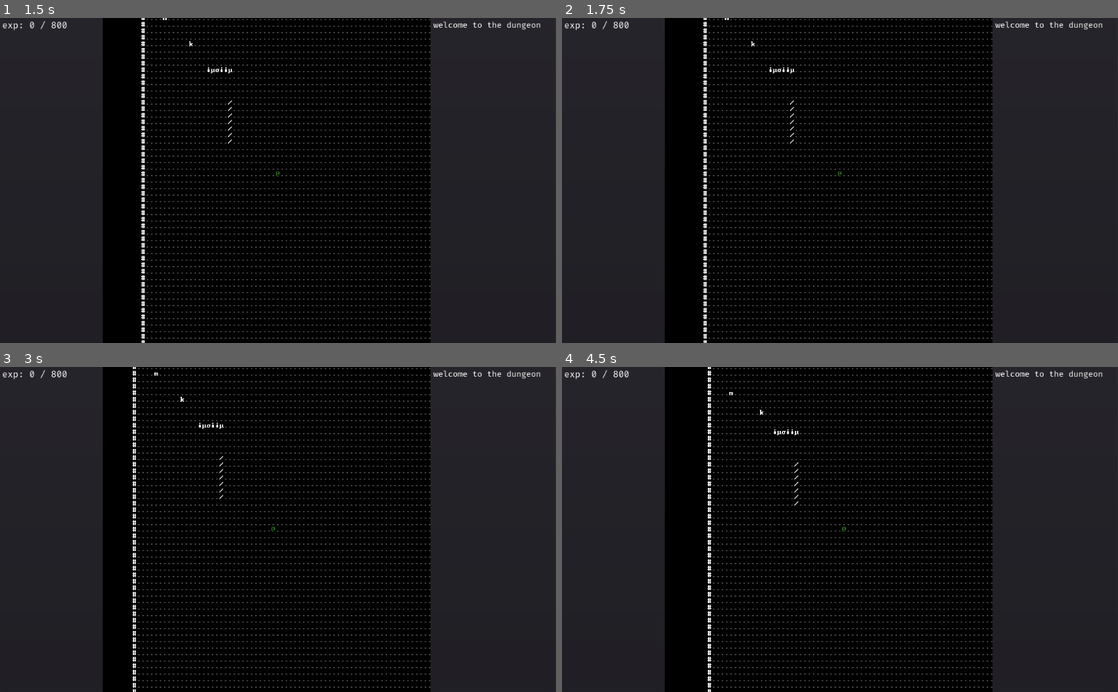
Above: before the commit, frames 1-4 (two rows, left to right).
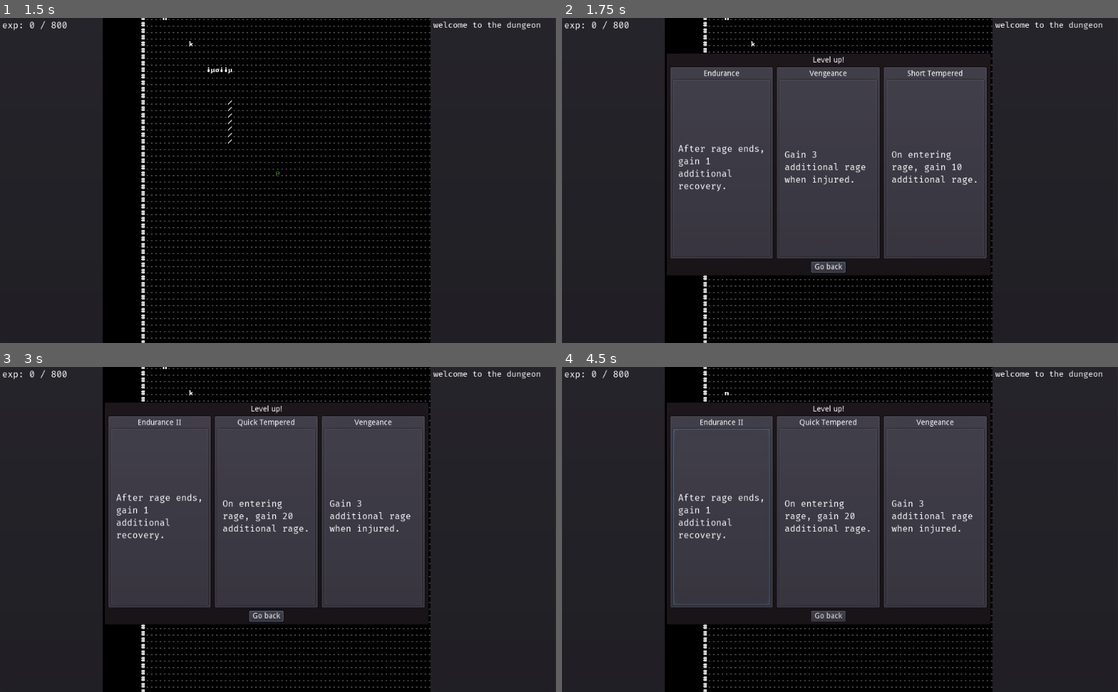
Above: after the commit, the same moments.

Repository: redxaxder/7DRL2022
Game: Godot game, scene res://scenes/root.tscn
Same seed, same stepped clock (60 frames per second), same inputs: the game is played once before the commit and once after it.
Inputs (mouse positions are in pixels of both pictures, inside the frame that each line leads up to):
- Up to frame 1 (1.5 s): tap Space (action) at 0.5 s; hold Right (right) 0.53-1.28 s; hold Space (action) 0.53-1.28 s; tap . (pass) at 0.8, 1.35 s; hold Down (down) from 1.28 s (still down)
- Up to frame 2 (1.75 s): keep holding Down (down); tap Enter (level_up, bound only after the commit) at 1.55 s
- Up to frame 3 (3 s): release Down (down) at 2 s; click (161, 516) at 2 s, where only the run after the commit has a clickable "After rage ends, gain 1 addit…"; tap Enter (level_up, bound only after the commit) at 2.75 s; hold Right (right) from 2.78 s (still down); hold Enter (level_up, bound only after the commit) from 2.78 s (still down)
- Up to frame 4 (4.5 s): tap Space (action) at 3.05, 3.5, 3.6 s; release Right (right) at 3.53 s; release Enter (level_up, bound only after the commit) at 3.53 s; hold Up (up) 3.53-4.28 s; tap . (pass) at 3.8 s; tap Enter (level_up, bound only after the commit) at 4.25 s; hold Left (left) from 4.28 s (still down); hold . (pass) from 4.28 s (still down)

Frame 1 is identical in both runs. In frame 2, 37% of the frame differs, in the area x 18-77%, y 11-80%; in frame 3, 37%; in frame 4, 37%, in the area x 18-77%, y 0-100%.

Commit message:
level up modal

Diff:
--- /dev/null
+++ b/lib/perk.gd
@@ -0,0 +1,12 @@
+class_name Perk
+
+var title: String
+var level: int = 0
+var next_level: bool = false
+var perk_type: int
+var description: String
+
+enum PERK_TYPE{ SHORT_TEMPERED, BLOODLUST, VENGEANCE, ENDURANCE }
+
+func evolve_perk() -> bool:
+	return false
--- /dev/null
+++ b/lib/perks/bloodlust.gd
@@ -0,0 +1,20 @@
+extends Perk
+
+var bonus: int
+
+func _init():
+	perk_type = PERK_TYPE.BLOODLUST
+	config()
+
+func evolve_perk() -> bool:
+	if level >= 2:
+		return false
+	level += 1
+	config()
+	return true
+
+var titles = ["Bloodlust", "Bloodlust II", "Bloodlust III"]
+func config():
+	title = titles[level]
+	bonus = level + 1
+	description = "On killing an enemy, gain {0} additional rage.".format([bonus])
--- /dev/null
+++ b/lib/perks/endurance.gd
@@ -0,0 +1,20 @@
+extends Perk
+
+var bonus: int
+
+func _init():
+	perk_type = PERK_TYPE.ENDURANCE
+	config()
+
+func evolve_perk() -> bool:
+	if level >= 2:
+		return false
+	level += 1
+	config()
+	return true
+
+var titles = ["Endurance", "Endurance II", "Endurance III"]
+func config():
+	title = titles[level]
+	bonus = 1
+	description = "After rage ends, gain {0} additional recovery.".format([bonus])
--- /dev/null
+++ b/lib/perks/short_tempered.gd
@@ -0,0 +1,20 @@
+extends Perk
+
+var bonus: int
+
+func _init():
+	perk_type = PERK_TYPE.SHORT_TEMPERED
+	config()
+
+func evolve_perk() -> bool:
+	if level >= 2:
+		return false
+	level += 1
+	config()
+	return true
+
+var titles = ["Short Tempered", "Quick Tempered", "Hot Tempered"]
+func config():
+	title = titles[level]
+	bonus = 10 * (level + 1)
+	description = "On entering rage, gain {0} additional rage.".format([bonus])
--- /dev/null
+++ b/lib/perks/vengeance.gd
@@ -0,0 +1,20 @@
+extends Perk
+
+var bonus: int
+
+func _init():
+	perk_type = PERK_TYPE.VENGEANCE
+	config()
+
+func evolve_perk() -> bool:
+	if level >= 2:
+		return false
+	level += 1
+	config()
+	return true
+
+var titles = ["Vengeance", "Vengeance II", "Vengeance III"]
+func config():
+	title = titles[level]
+	bonus = 3 * (level + 1)
+	description = "Gain {0} additional rage when injured.".format([bonus])
--- a/project.godot
+++ b/project.godot
@@ -53,6 +53,16 @@
 "class": "PC",
 "language": "GDScript",
 "path": "res://sprites/pc.gd"
+}, {
+"base": "Reference",
+"class": "Perk",
+"language": "GDScript",
+"path": "res://lib/perk.gd"
+}, {
+"base": "PanelContainer",
+"class": "PerkCard",
+"language": "GDScript",
+"path": "res://scenes/perk_card.gd"
 }, {
 "base": "Node",
 "class": "Pickup",
@@ -84,6 +94,8 @@
 "LocationService": "",
 "Mob": "",
 "PC": "",
+"Perk": "",
+"PerkCard": "",
 "Pickup": "",
 "Screen": "",
 "Terrain": "",
@@ -103,6 +115,45 @@
 
 [input]
 
+ui_select={
+"deadzone": 0.5,
+"events": [ Object(InputEventKey,"resource_local_to_scene":false,"resource_name":"","device":0,"alt":false,"shift":false,"control":false,"meta":false,"command":false,"pressed":false,"scancode":32,"unicode":0,"echo":false,"script":null)
+, Object(InputEventJoypadButton,"resource_local_to_scene":false,"resource_name":"","device":0,"button_index":3,"pressure":0.0,"pressed":false,"script":null)
+, Object(InputEventKey,"resource_local_to_scene":false,"resource_name":"","device":0,"alt":false,"shift":false,"control":false,"meta":false,"command":false,"pressed":false,"scancode":16777221,"unicode":0,"echo":false,"script":null)
+ ]
+}
+ui_left={
+"deadzone": 0.5,
+"events": [ Object(InputEventKey,"resource_local_to_scene":false,"resource_name":"","device":0,"alt":false,"shift":false,"control":false,"meta":false,"command":false,"pressed":false,"scancode":16777231,"unicode":0,"echo":false,"script":null)
+, Object(InputEventJoypadButton,"resource_local_to_scene":false,"resource_name":"","device":0,"button_index":14,"pressure":0.0,"pressed":false,"script":null)
+, Object(InputEventKey,"resource_local_to_scene":false,"resource_name":"","device":0,"alt":false,"shift":false,"control":false,"meta":false,"command":false,"pressed":false,"scancode":65,"unicode":0,"echo":false,"script":null)
+, Object(InputEventKey,"resource_local_to_scene":false,"resource_name":"","device":0,"alt":false,"shift":false,"control":false,"meta":false,"command":false,"pressed":false,"scancode":72,"unicode":0,"echo":false,"script":null)
+ ]
+}
+ui_right={
+"deadzone": 0.5,
+"events": [ Object(InputEventKey,"resource_local_to_scene":false,"resource_name":"","device":0,"alt":false,"shift":false,"control":false,"meta":false,"command":false,"pressed":false,"scancode":16777233,"unicode":0,"echo":false,"script":null)
+, Object(InputEventJoypadButton,"resource_local_to_scene":false,"resource_name":"","device":0,"button_index":15,"pressure":0.0,"pressed":false,"script":null)
+, Object(InputEventKey,"resource_local_to_scene":false,"resource_name":"","device":0,"alt":false,"shift":false,"control":false,"meta":false,"command":false,"pressed":false,"scancode":68,"unicode":0,"echo":false,"script":null)
+, Object(InputEventKey,"resource_local_to_scene":false,"resource_name":"","device":0,"alt":false,"shift":false,"control":false,"meta":false,"command":false,"pressed":false,"scancode":76,"unicode":0,"echo":false,"script":null)
+ ]
+}
+ui_up={
+"deadzone": 0.5,
+"events": [ Object(InputEventKey,"resource_local_to_scene":false,"resource_name":"","device":0,"alt":false,"shift":false,"control":false,"meta":false,"command":false,"pressed":false,"scancode":16777232,"unicode":0,"echo":false,"script":null)
+, Object(InputEventJoypadButton,"resource_local_to_scene":false,"resource_name":"","device":0,"button_index":12,"pressure":0.0,"pressed":false,"script":null)
+, Object(InputEventKey,"resource_local_to_scene":false,"resource_name":"","device":0,"alt":false,"shift":false,"control":false,"meta":false,"command":false,"pressed":false,"scancode":87,"unicode":0,"echo":false,"script":null)
+, Object(InputEventKey,"resource_local_to_scene":false,"resource_name":"","device":0,"alt":false,"shift":false,"control":false,"meta":false,"command":false,"pressed":false,"scancode":75,"unicode":0,"echo":false,"script":null)
+ ]
+}
+ui_down={
+"deadzone": 0.5,
+"events": [ Object(InputEventKey,"resource_local_to_scene":false,"resource_name":"","device":0,"alt":false,"shift":false,"control":false,"meta":false,"command":false,"pressed":false,"scancode":16777234,"unicode":0,"echo":false,"script":null)
+, Object(InputEventJoypadButton,"resource_local_to_scene":false,"resource_name":"","device":0,"button_index":13,"pressure":0.0,"pressed":false,"script":null)
+, Object(InputEventKey,"resource_local_to_scene":false,"resource_name":"","device":0,"alt":false,"shift":false,"control":false,"meta":false,"command":false,"pressed":false,"scancode":83,"unicode":0,"echo":false,"script":null)
+, Object(InputEventKey,"resource_local_to_scene":false,"resource_name":"","device":0,"alt":false,"shift":false,"control":false,"meta":false,"command":false,"pressed":false,"scancode":74,"unicode":0,"echo":false,"script":null)
+ ]
+}
 up={
 "deadzone": 0.5,
 "events": [ Object(InputEventKey,"resource_local_to_scene":false,"resource_name":"","device":0,"alt":false,"shift":false,"control":false,"meta":false,"command":false,"pressed":false,"scancode":16777232,"physical_scancode":0,"unicode":0,"echo":false,"script":null)
@@ -139,6 +190,11 @@
 action={
 "deadzone": 0.5,
 "events": [ Object(InputEventKey,"resource_local_to_scene":false,"resource_name":"","device":0,"alt":false,"shift":false,"control":false,"meta":false,"command":false,"pressed":false,"scancode":32,"physical_scancode":0,"unicode":0,"echo":false,"script":null)
+ ]
+}
+level_up={
+"deadzone": 0.5,
+"events": [ Object(InputEventKey,"resource_local_to_scene":false,"resource_name":"","device":0,"alt":false,"shift":false,"control":false,"meta":false,"command":false,"pressed":false,"scancode":16777221,"unicode":0,"echo":false,"script":null)
  ]
 }
 
--- /dev/null
+++ b/resources/fonts/fira_code.tres
@@ -0,0 +1,6 @@
+[gd_resource type="DynamicFont" load_steps=2 format=2]
+
+[ext_resource path="res://resources/FiraCode-Regular.ttf" type="DynamicFontData" id=1]
+
+[resource]
+font_data = ExtResource( 1 )
--- /dev/null
+++ b/scenes/level_up_modal.gd
@@ -0,0 +1,56 @@
+extends PanelContainer
+
+signal exit_level_up
+
+
+var perks: Array = [
+	preload("res://lib/perks/short_tempered.gd").new(),
+	preload("res://lib/perks/endurance.gd").new(),
+	preload("res://lib/perks/vengeance.gd").new(),
+	preload("res://lib/perks/bloodlust.gd").new(),
+	]
+
+func _ready():
+	randomize()
+	for i in 3:
+		perk_card(i).init(i)
+		perk_card(i).connect("pick_perk",self,"_on_perk_picked")
+	prepare()
+	$vbox/bottom/exit.connect("button_down",self,"exit")
+	focus()
+
+func perk_card(i:int) -> PerkCard:
+	return get_node("vbox/grid/perk_card{0}".format([i])) as PerkCard
+
+func prepare():
+	perks.shuffle()
+	for i in 3:
+		perk_card(i).visible = false
+	for i in min(3,perks.size()):
+		perk_card(i).visible = true
+		perk_card(i).set_perk(perks[i])
+	focus()
+
+func display_perk(i: int, n: Node):
+	n.get_node("vbox/header").text = perks[i].title
+
+func _on_perk_picked(p: Perk):
+	if !p.evolve_perk():
+		perks.erase(p)
+	prepare()
+	exit()
+
+func exit():
+	emit_signal("exit_level_up")
+
+func focus():
+	$vbox/bottom/exit.grab_focus()
+
+func _unhandled_input(event):
+	if event.is_action_pressed("ui_cancel"):
+		exit()
+		print("asdfasfa")
+#	if event.is_action_pressed("level_up"):
+#		var b: Button = get_focus_owner() as Button
+#		print("asdfasfa")
+#		b.pressed = true
--- /dev/null
+++ b/scenes/level_up_modal.tscn
@@ -0,0 +1,68 @@
+[gd_scene load_steps=3 format=2]
+
+[ext_resource path="res://scenes/perk_card.tscn" type="PackedScene" id=1]
+[ext_resource path="res://scenes/level_up_modal.gd" type="Script" id=2]
+
+[node name="perks" type="PanelContainer"]
+self_modulate = Color( 0.447059, 0.376471, 0.376471, 1 )
+anchor_left = 0.008
+anchor_right = 1.002
+anchor_bottom = 0.987
+margin_left = 182.808
+margin_top = 64.0
+margin_right = -235.048
+margin_bottom = -115.2
+script = ExtResource( 2 )
+__meta__ = {
+"_edit_use_anchors_": false
+}
+
+[node name="vbox" type="VBoxContainer" parent="."]
+margin_left = 7.0
+margin_top = 7.0
+margin_right = 593.0
+margin_bottom = 406.0
+
+[node name="title" type="Label" parent="vbox"]
+margin_right = 586.0
+margin_bottom = 14.0
+text = "Level up!"
+align = 1
+
+[node name="grid" type="HBoxContainer" parent="vbox"]
+margin_top = 18.0
+margin_right = 586.0
+margin_bottom = 375.0
+size_flags_vertical = 3
+
+[node name="perk_card0" parent="vbox/grid" instance=ExtResource( 1 )]
+margin_right = 192.0
+
+[node name="perk_card1" parent="vbox/grid" instance=ExtResource( 1 )]
+margin_left = 196.0
+margin_right = 389.0
+
+[node name="perk_card2" parent="vbox/grid" instance=ExtResource( 1 )]
+margin_left = 393.0
+
+[node name="bottom" type="HBoxContainer" parent="vbox"]
+margin_top = 379.0
+margin_right = 586.0
+margin_bottom = 399.0
+
+[node name="padding" type="Control" parent="vbox/bottom"]
+margin_right = 257.0
+margin_bottom = 20.0
+size_flags_horizontal = 3
+
+[node name="exit" type="Button" parent="vbox/bottom"]
+margin_left = 261.0
+margin_right = 324.0
+margin_bottom = 20.0
+text = "Go back"
+
+[node name="padding2" type="Control" parent="vbox/bottom"]
+margin_left = 328.0
+margin_right = 586.0
+margin_bottom = 20.0
+size_flags_horizontal = 3
--- /dev/null
+++ b/scenes/perk_card.gd
@@ -0,0 +1,24 @@
+extends PanelContainer
+
+class_name PerkCard
+
+signal pick_perk(perk)
+
+var index: int
+var perk: Perk = null
+
+func _ready():
+	$perk/button.connect("button_down",self,"_select")
+	pass # Replace with function body.
+
+func init(i: int):
+	index = i
+
+func set_perk(p: Perk):
+	perk = p
+	$perk/title.text = p.title
+	$perk/button/description.text = p.description
+
+func _select():
+	if self.perk != null:
+		emit_signal("pick_perk",perk)
--- /dev/null
+++ b/scenes/perk_card.tscn
@@ -0,0 +1,55 @@
+[gd_scene load_steps=3 format=2]
+
+[ext_resource path="res://resources/fonts/fira_code.tres" type="DynamicFont" id=1]
+[ext_resource path="res://scenes/perk_card.gd" type="Script" id=2]
+
+[node name="perk_card" type="PanelContainer"]
+margin_right = 586.0
+margin_bottom = 357.0
+size_flags_horizontal = 3
+size_flags_vertical = 3
+script = ExtResource( 2 )
+__meta__ = {
+"_edit_use_anchors_": false
+}
+
+[node name="perk" type="VBoxContainer" parent="."]
+margin_left = 7.0
+margin_top = 7.0
+margin_right = 579.0
+margin_bottom = 350.0
+size_flags_horizontal = 3
+__meta__ = {
+"_edit_use_anchors_": false
+}
+
+[node name="title" type="Label" parent="perk"]
+margin_right = 572.0
+margin_bottom = 14.0
+text = "Cursus"
+align = 1
+
+[node name="button" type="Button" parent="perk"]
+margin_top = 18.0
+margin_right = 572.0
+margin_bottom = 343.0
+size_flags_vertical = 3
+clip_text = true
+
+[node name="description" type="Label" parent="perk/button"]
+anchor_right = 1.0
+anchor_bottom = 1.0
+margin_left = 8.99998
+margin_top = 3.0
+margin_right = -4.0
+margin_bottom = -3.0
+size_flags_horizontal = 3
+size_flags_vertical = 3
+custom_fonts/font = ExtResource( 1 )
+text = "Faucibus scelerisque eleifend donec pretium vulputate sapien nec sagittis. Id cursus metus aliquam eleifend. Pretium aenean pharetra magna ac placerat vestibulum lectus mauris ultrices. Quis ipsum suspendisse ultrices gravida dictum fusce ut placerat orci. Tortor at risus viverra adipiscing at in tellus. Egestas purus viverra accumsan in nisl nisi scelerisque eu ultrices. Scelerisque mauris pellentesque pulvinar pellentesque habitant morbi tristique senectus. Turpis massa tincidunt dui ut ornare lectus sit. A diam maecenas sed enim ut sem. Amet risus nullam eget felis eget nunc lobortis mattis. Ut porttitor leo a diam sollicitudin tempor id eu nisl. Tristique risus nec feugiat in fermentum posuere urna."
+valign = 1
+autowrap = true
+clip_text = true
+__meta__ = {
+"_edit_use_anchors_": false
+}
--- a/scenes/root.tscn
+++ b/scenes/root.tscn
@@ -45,3 +45,6 @@
 custom_fonts/font = SubResource( 2 )
 text = "press space to start"
 uppercase = true
+__meta__ = {
+"_edit_use_anchors_": false
+}
--- a/scenes/run.gd
+++ b/scenes/run.gd
@@ -9,6 +9,7 @@
 onready var terrain: Terrain = $terrain
 onready var combatLog = $hud/CombatLog
 onready var locationService = $LocationService
+onready var level_up_modal = $hud/level_up_modal
 
 signal end_player_turn()
 
@@ -27,7 +28,7 @@
 	connect(constants.END_PLAYER_TURN, $Scheduler, "_end_player_turn")
 	pc.connect(constants.PLAYER_DIED, self, "_handle_death")
 	pc.connect(constants.PLAYER_STATUS_CHANGED, self, "update_status")
-	pc.connect(constants.PLAYER_LEVEL_UP, self, "_on_level_up")
+	level_up_modal.connect("exit_level_up",self,"_on_exit_level_up")
 	var pcpos = Vector2(30,30)
 	southpaw = randi() % 4 == 0
 	pc.position = SCREEN.dungeon_to_screen(pcpos.x,pcpos.y)
@@ -104,6 +105,9 @@
 			acted = true
 		elif event.is_action_pressed("action"):
 			acted = pc.consume()
+		elif event.is_action_pressed("level_up"):
+#			if pc.experience >= pc.experience_needed:
+				do_level_up()
 		if dir >= 0 && !acted:
 			acted = pc.try_attack(dir)
 
@@ -125,6 +129,8 @@
 func update_status():
 	var status_text = ""
 	status_text += "exp: {0} / {1}\n".format([pc.experience, pc.experience_needed])
+	if pc.experience >= pc.experience_needed && pc.rage == 0:
+		status_text += "Press enter to level up\n"
 	if pc.pickup != null || pc.weapon != null:
 		status_text += "holding:\n"
 		if pc.pickup != null && !southpaw:
@@ -163,5 +169,13 @@
 	add_child(d)
 	set_process_unhandled_input(false)
 
-func _on_level_up():
-	combatLog.say("Level up!")
+func do_level_up():
+	set_process_unhandled_input(false)
+	level_up_modal.visible = true
+	level_up_modal.set_process_unhandled_input(true)
+	level_up_modal.focus()
+
+func _on_exit_level_up():
+	level_up_modal.set_process_unhandled_input(false)
+	level_up_modal.visible = false
+	set_process_unhandled_input(true)
--- a/scenes/run.tscn
+++ b/scenes/run.tscn
@@ -1,10 +1,11 @@
-[gd_scene load_steps=11 format=2]
+[gd_scene load_steps=12 format=2]
 
 [ext_resource path="res://scenes/run.gd" type="Script" id=1]
 [ext_resource path="res://sprites/pc.tscn" type="PackedScene" id=2]
 [ext_resource path="res://scenes/terrain.gd" type="Script" id=3]
 [ext_resource path="res://scenes/Scheduler.gd" type="Script" id=4]
 [ext_resource path="res://scenes/LocationService.gd" type="Script" id=5]
+[ext_resource path="res://scenes/level_up_modal.tscn" type="PackedScene" id=6]
 [ext_resource path="res://resources/FiraCode-Regular.ttf" type="DynamicFontData" id=7]
 [ext_resource path="res://scenes/log.gd" type="Script" id=8]
 
@@ -111,11 +112,14 @@
 "_edit_use_anchors_": false
 }
 
+[node name="level_up_modal" parent="hud" instance=ExtResource( 6 )]
+visible = false
+
 [node name="Scheduler" type="Node" parent="."]
 script = ExtResource( 4 )
 
 [node name="camera" type="Camera2D" parent="."]
-position = Vector2( 508.517, 297.695 )
+position = Vector2( 511.621, 287.994 )
 current = true
 script = SubResource( 3 )
 
--- a/sprites/pc.gd
+++ b/sprites/pc.gd
@@ -4,7 +4,6 @@
 
 signal player_died()
 signal status_changed()
-signal level_up()
 
 var rage: int = 0
 var rage_decay: int = 0
@@ -80,14 +79,13 @@
 		recovery += 1
 	else:
 		recovery = 0
-	if rage == 0:
-		while experience > experience_needed:
-			experience -= experience_needed
-			experience_needed += experience_needed_step
-			emit_signal(constants.PLAYER_STATUS_CHANGED)
-			emit_signal(constants.PLAYER_LEVEL_UP)
 	emit_signal(constants.PLAYER_STATUS_CHANGED)
 
+func _did_level_up(_perk):
+	experience -= experience_needed
+	experience_needed += experience_needed_step
+	emit_signal(constants.PLAYER_STATUS_CHANGED)
+	emit_signal(constants.PLAYER_LEVEL_UP)
 
 func try_attack(dir) -> bool:
 	var can_attack = false
Not shown, changed: notes.md
